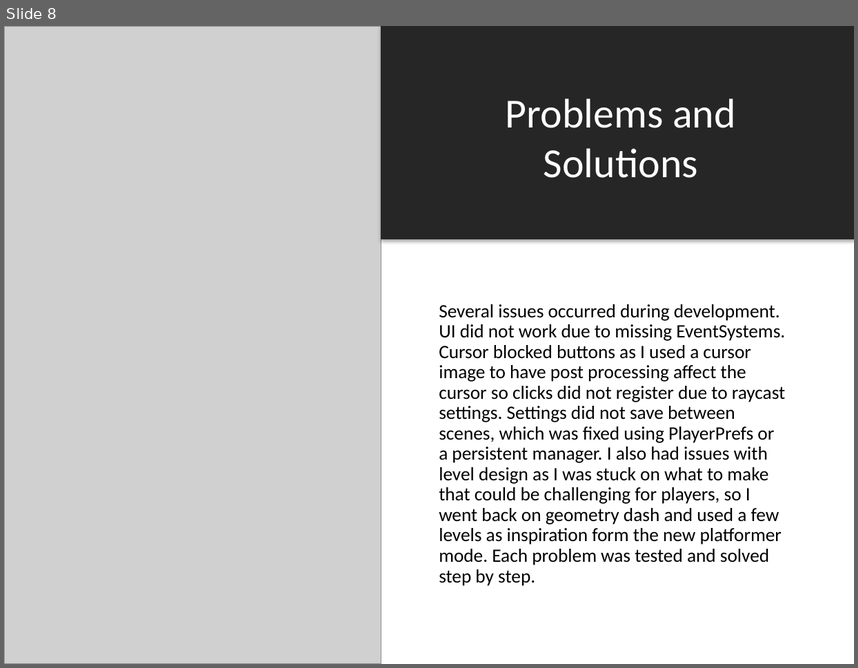
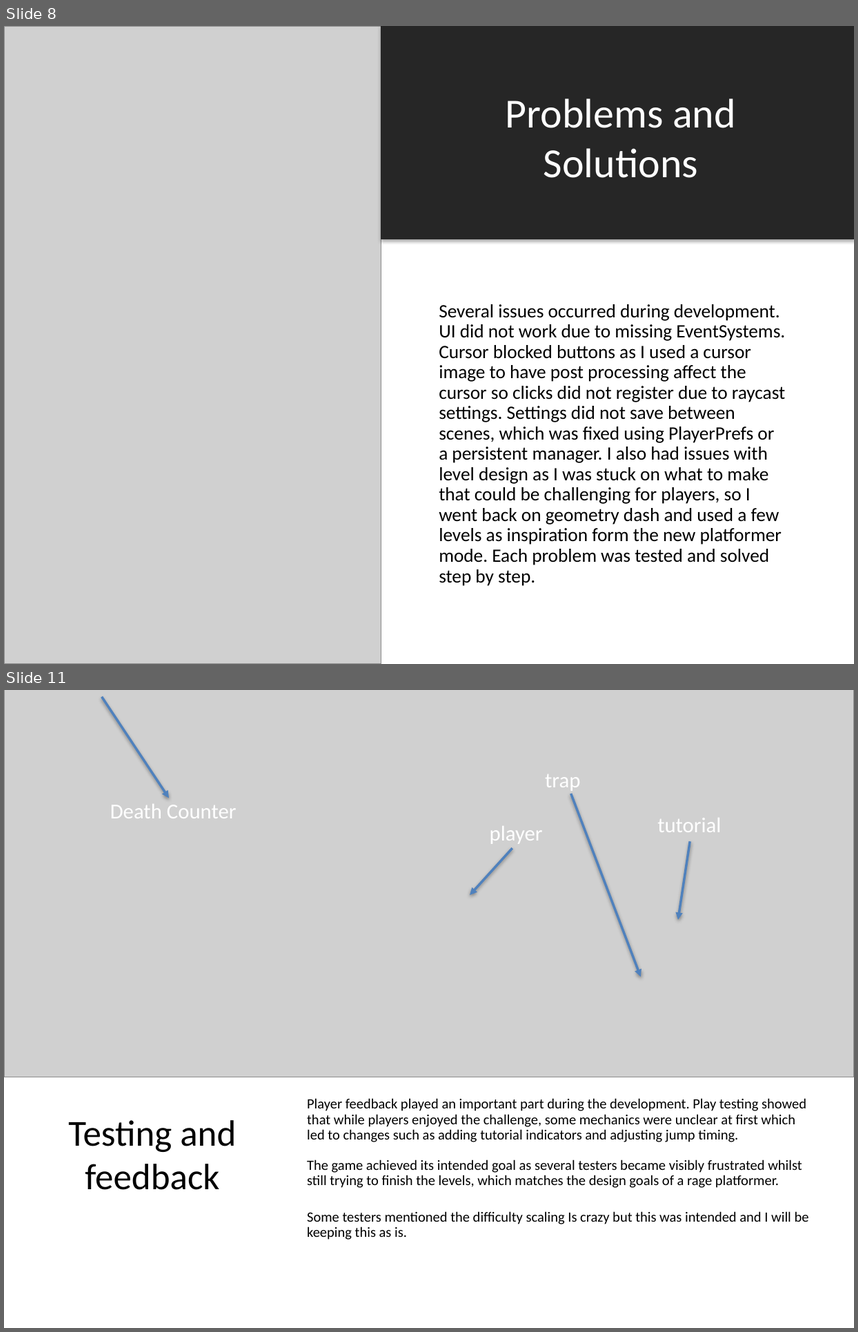
Before and after one commit to MEL55555/Game_Prototyping, a slide deck: Prototype 1/Design_Document_Prototype1.pptx. Shown one above the other, each under a label of ours: slide 8 before the commit, slides 8 and 11 after it; the slides between them are not shown. The pictures are 858x668 and 858x1332 pixels, drawn with LibreOffice and Linux fonts; fonts in the diff are those of the drawing; grey boxes stand for pictures. Boxes give left, top, right and bottom in pixels: in the first picture for what was removed or moved away, otherwise in the second. Text is boxed around its words. In the diff, an @@ line names an element or a change of style, - is before the commit and + after.

```diff
--- a/Prototype 1/Design_Document_Prototype1.pptx
+++ b/Prototype 1/Design_Document_Prototype1.pptx
@@ slide 11 added at (4,690,854,1328), background #FFFFFF @@
@@ picture added at (4,690,854,1077) @@
@@ arrow added from (102, 697) to (169, 798), #4F81BD 2 pt @@
@@ text added at (545,774,580,791), 18 pt, text #FFFFFF @@
+trap
@@ text added at (110,804,237,818), 18 pt, text #FFFFFF @@
+Death Counter
@@ arrow added from (571, 793) to (641, 976), #4F81BD 2 pt @@
@@ text added at (490,826,543,844), 18 pt, text #FFFFFF @@
+player
@@ text added at (657,818,721,832), 18 pt, text #FFFFFF @@
+tutorial
@@ arrow added from (513, 848) to (470, 895), #4F81BD 2 pt @@
@@ arrow added from (690, 841) to (678, 920), #4F81BD 2 pt @@
@@ text added at (307,1098,809,1239), 12 pt, text #000000 @@
+Player feedback played an important part during the development. Play testing showed that while players enjoyed the challenge, some mechanics were unclear at first which led to changes such as adding tutorial indicators and adjusting jump timing.
+The game achieved its intended goal as several testers became visibly frustrated whilst still trying to finish the levels, which matches the design goals of a rage platformer.
+Some testers mentioned the difficulty scaling Is crazy but this was intended and I will be keeping this as is.
@@ title added at (68,1120,236,1190), 31 pt, text #000000 @@
+Testing and feedback
```
Also in this commit, not shown: 2 other slides added.
